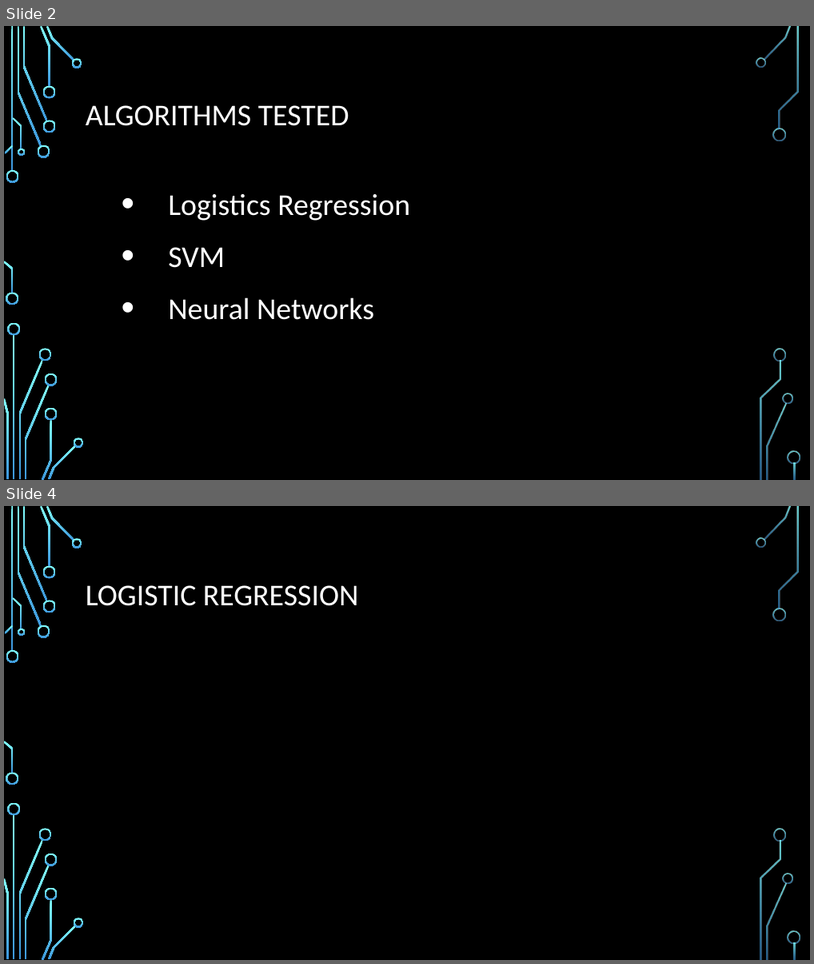
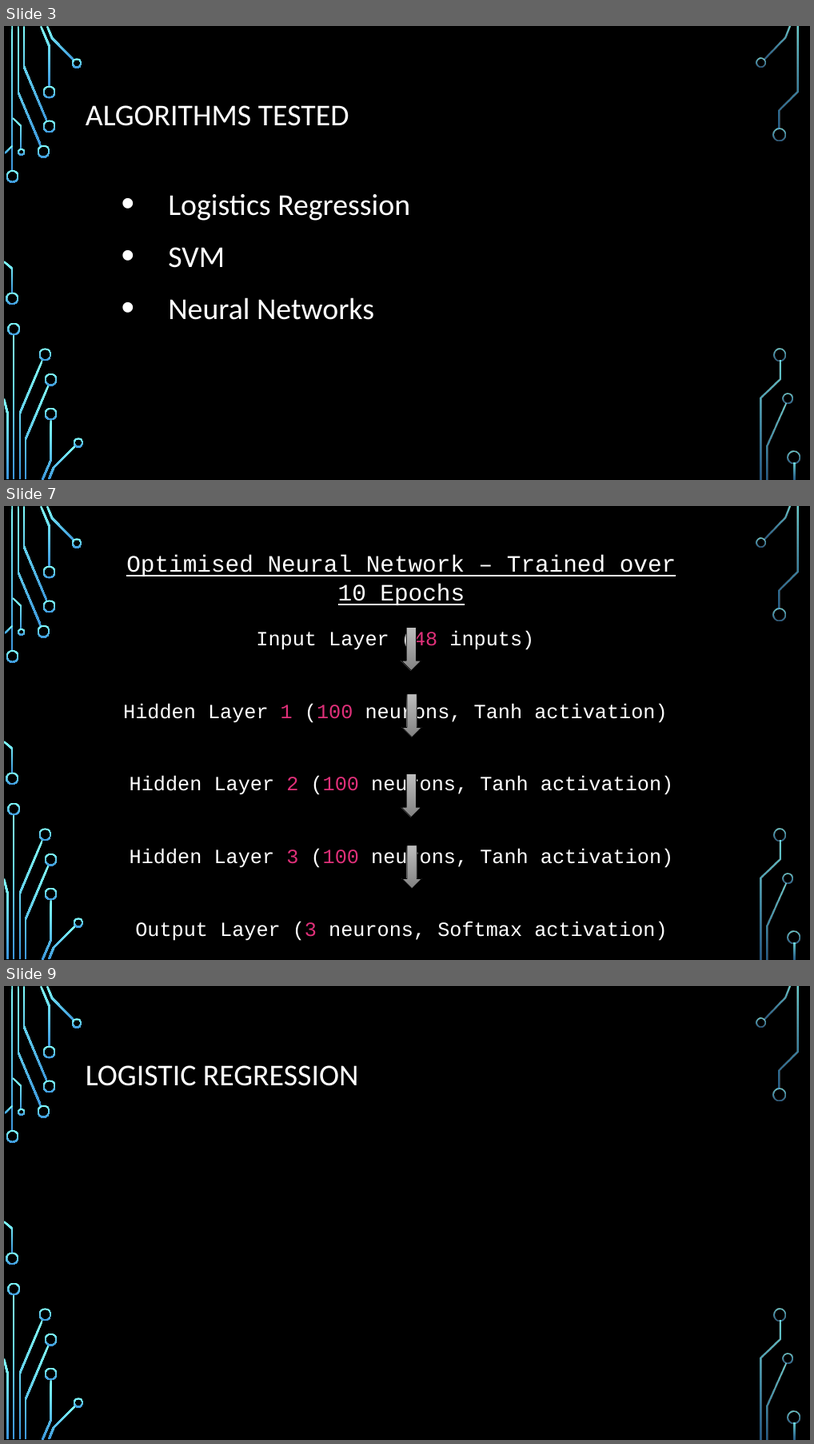
Before and after one commit to DanielHughes1580/Project_4_Group_5, a slide deck: Presentation.pptx. Shown one above the other, each under a label of ours: slides 2 and 4 before the commit, slides 3, 7 and 9 after it; the slides between them are not shown. The pictures are 814x964 and 814x1444 pixels, drawn with LibreOffice and Linux fonts; fonts in the diff are those of the drawing; background and template pictures are left out. Boxes give left, top, right and bottom in pixels: in the first picture for what was removed or moved away, otherwise in the second. Text is boxed around its words. In the diff, an @@ line names an element or a change of style, - is before the commit and + after.

```diff
--- a/Presentation.pptx
+++ b/Presentation.pptx
@@ slide 7 added at (4,506,810,960), background picture (left out); not listed: 36 template elements that a slide beside it also shows @@
@@ text added at (123,555,676,940), 24 pt, text #FFFFFF @@
+Optimised Neural Network – Trained over 10 Epochs
+Input Layer (48 inputs)
+Hidden Layer 1 (100 neurons, Tanh activation)
+Hidden Layer 2 (100 neurons, Tanh activation)
+Hidden Layer 3 (100 neurons, Tanh activation)
+Output Layer (3 neurons, Softmax activation)
@@ down arrow added at (402,627,422,671), fill gradient #C0C0C0 to #828282, outline #000000 0.75 pt @@
@@ down arrow added at (402,693,422,737), fill gradient #C0C0C0 to #828282, outline #000000 0.75 pt @@
@@ down arrow added at (402,774,422,817), fill gradient #C0C0C0 to #828282, outline #000000 0.75 pt @@
@@ down arrow added at (402,845,422,889), fill gradient #C0C0C0 to #828282, outline #000000 0.75 pt @@
@@ what was slide 2 is now slide 3 @@
@@ what was slide 4 is now slide 9 @@
```
Also in this commit, not shown: 1 slide changed, 4 other slides added, 1 slide removed, 16 other files.
